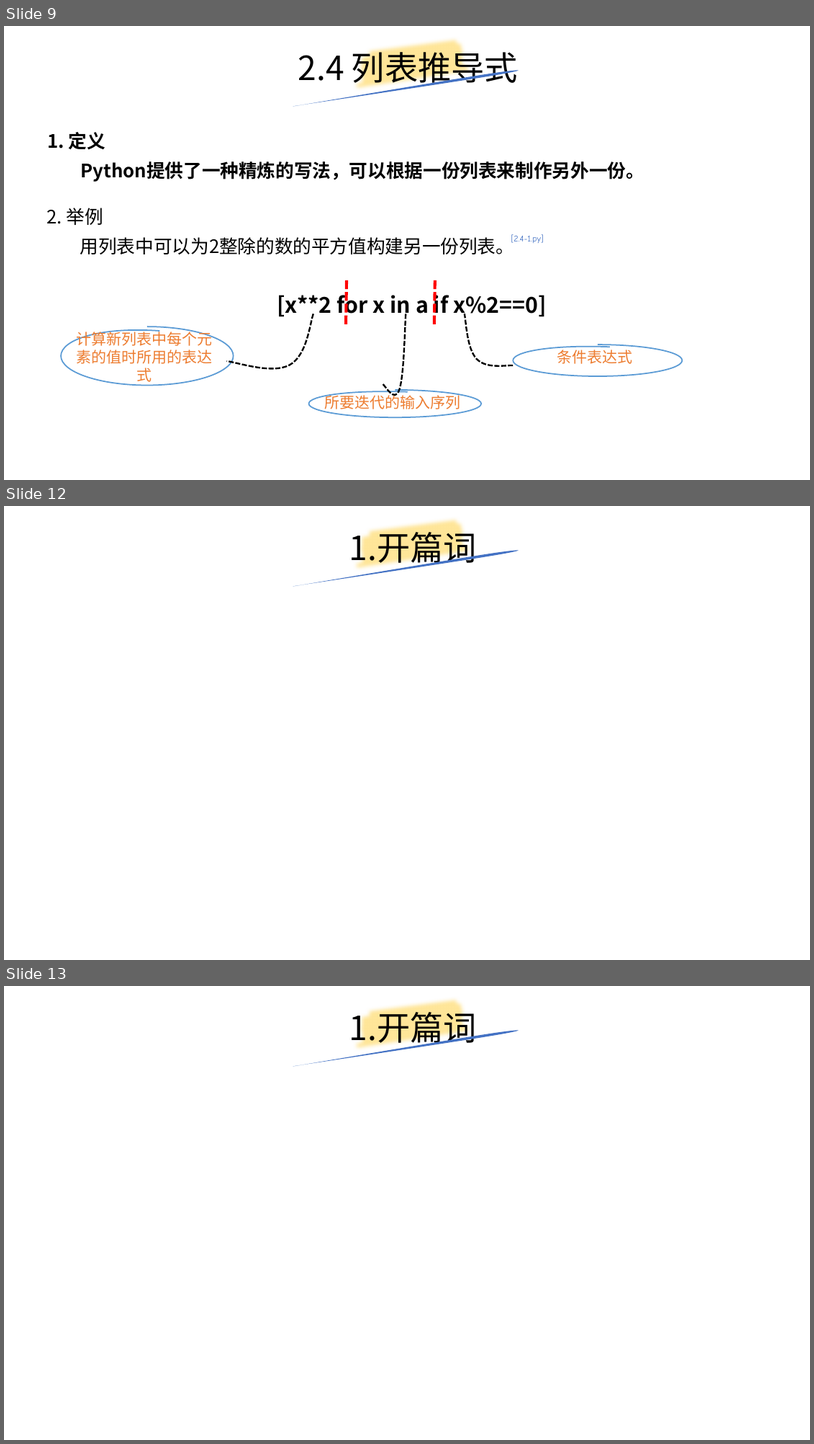
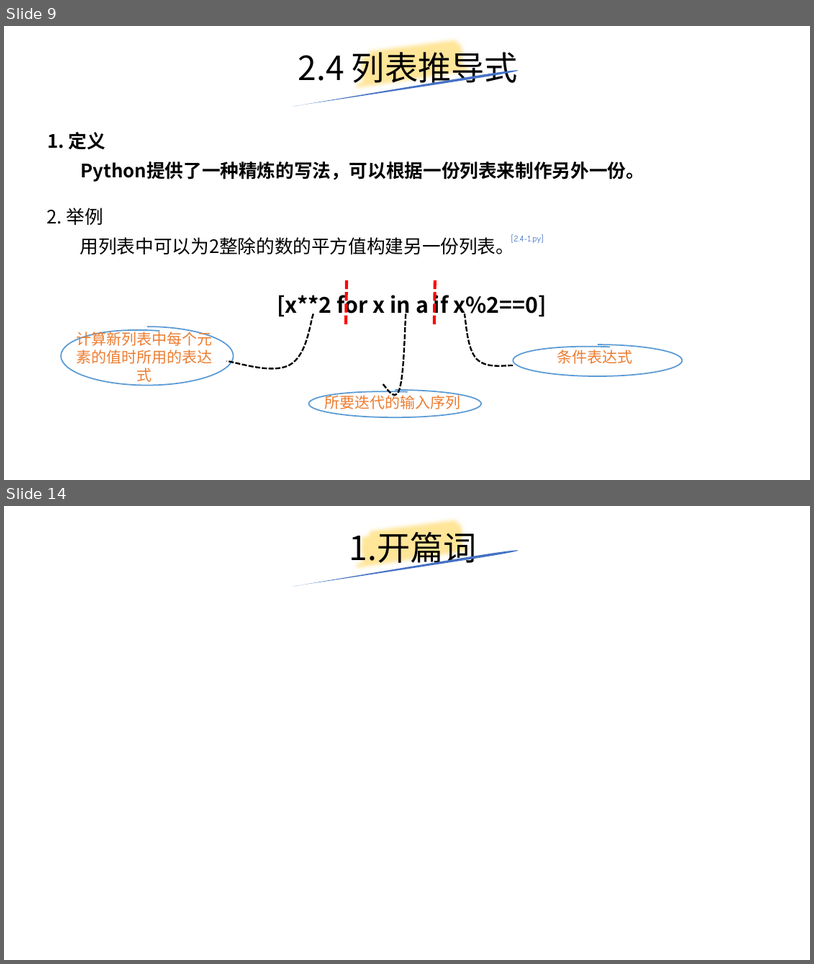
Before and after one commit to yiwenliu/CorePython, a slide deck: PPT/CorePython.pptx. Shown one above the other, each under a label of ours: slides 9, 12 and 13 before the commit, slides 9 and 14 after it; the slides between them are not shown. The pictures are 814x1444 and 814x964 pixels, drawn with LibreOffice and Linux fonts; fonts in the diff are those of the drawing. Boxes give left, top, right and bottom in pixels: in the first picture for what was removed or moved away, otherwise in the second. Text is boxed around its words. In the diff, an @@ line names an element or a change of style, - is before the commit and + after.

```diff
--- a/PPT/CorePython.pptx
+++ b/PPT/CorePython.pptx
@@ slide 12 removed at [4,506,810,960], background #FFFFFF @@
@@ title removed at [350,526,477,569] @@
-1.开篇词
@@ freeform shape removed at [352,506,476,586] @@
@@ freeform shape removed at [292,549,520,586] @@
@@ what was slide 13 is now slide 14 @@
```
Also in this commit, not shown: 3 slides changed, 4 slides added, 2 other slides removed, 6 other files.
